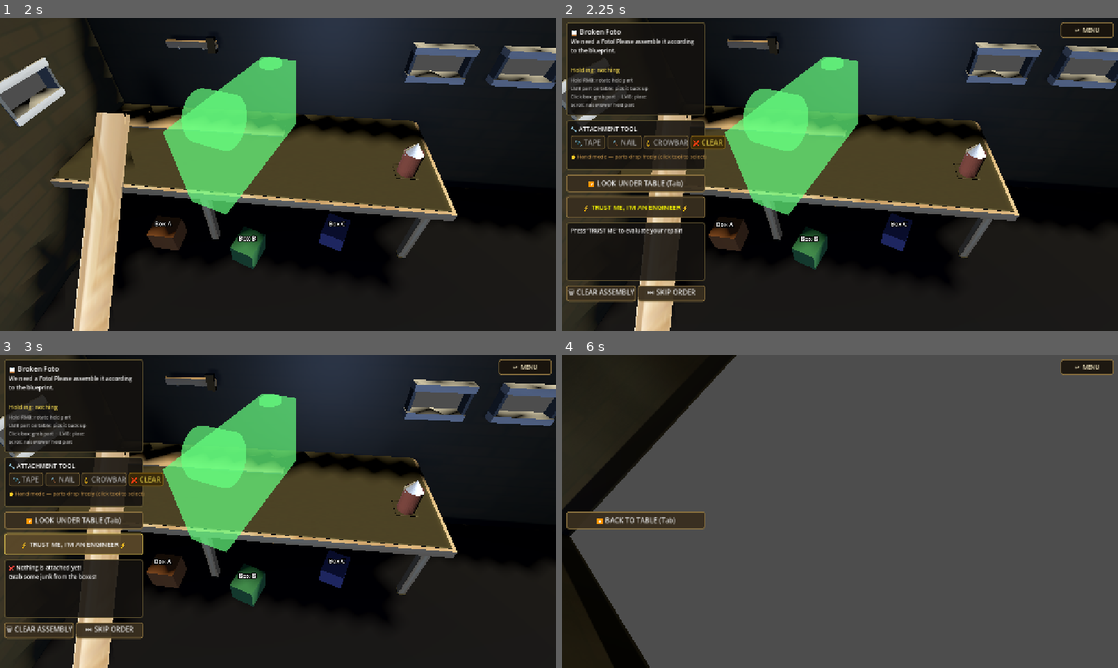
Above: before the commit, frames 1-4 (two rows, left to right).
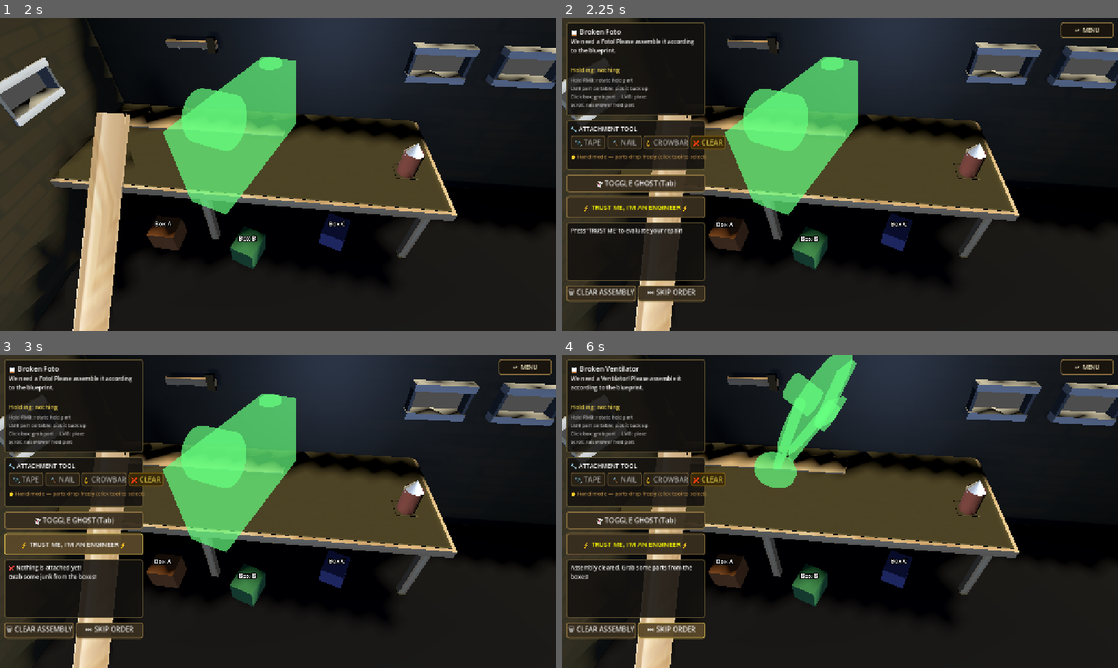
Above: after the commit, the same moments.

Repository: Eg0Ri4/slavik_repairer_simulator
Game: Godot game, scene res://scenes/Main.tscn
Two runs of this game, one before a commit and one after it. Both use one fixed random seed, a clock stepped at 60 frames per second and the inputs below.
Inputs (mouse positions are in pixels of both pictures, inside the frame that each line leads up to):
- Up to frame 1 (2 s): click "▶ START GAME" at 0.5 s; tap Enter at 1.25 s; move the mouse to (400, 158) at 1.27 s; tap Tab at 1.35 s; click (400, 158) at 1.42 s
- Up to frame 2 (2.25 s): drag from (728, 190) to (812, 237) at 2.02 s
- Up to frame 3 (3 s): click "⚡ TRUST ME, I'M AN ENGINEER ⚡" at 2.75 s
- Up to frame 4 (6 s): click (634, 520) at 3.5 s, where only the run before the commit has a clickable "🔽 LOOK UNDER TABLE (Tab)"; click (634, 520) at 4.25 s, where only the run before the commit has a clickable "🔼 BACK TO TABLE (Tab)"; click (634, 520) at 5 s, where only the run after the commit has a clickable "👻 TOGGLE GHOST (Tab)"; click (673, 630) at 5.75 s, where only the run after the commit has a clickable "⏭ SKIP ORDER"

Frame 1 is identical in both runs. In frame 2, 0.3% of the frame differs, in the area x 4-22%, y 51-55%; in frame 3, 0.3%; in frame 4, 86%, in the area x 0-100%, y 0-100%.

Commit message:
better ghost

Diff:
--- a/scripts/BlueprintEvaluator.gd
+++ b/scripts/BlueprintEvaluator.gd
@@ -336,6 +336,24 @@
 					if Vector2(local.x, local.z).length() <= r:
 						points.append(xform * local)
 
+	elif shape is ConvexPolygonShape3D:
+		var pts: PackedVector3Array = (shape as ConvexPolygonShape3D).points
+		if pts.size() > 0:
+			var aabb := AABB(pts[0], Vector3.ZERO)
+			for i in range(1, pts.size()):
+				aabb = aabb.expand(pts[i])
+			var half: Vector3 = aabb.size * 0.5
+			var center: Vector3 = aabb.get_center()
+			for xi in range(n):
+				for yi in range(n):
+					for zi in range(n):
+						var local := Vector3(
+							lerpf(-half.x, half.x, (float(xi) + 0.5) / float(n)),
+							lerpf(-half.y, half.y, (float(yi) + 0.5) / float(n)),
+							lerpf(-half.z, half.z, (float(zi) + 0.5) / float(n))
+						) + center
+						points.append(xform * local)
+
 	else:
 		# Fallback: treat as a tiny box
 		var fallback_size := Vector3(0.05, 0.05, 0.05)
--- a/scripts/Main.gd
+++ b/scripts/Main.gd
@@ -28,9 +28,10 @@
 var tool_crowbar_btn: Button
 var tool_clear_btn: Button
 var trust_me_btn: Button
+var ghost_toggle_btn: Button
+var finish_btn: Button
 var result_label: Label
 var held_label: Label
-var view_toggle_btn: Button
 var order_desc_label: Label
 var order_title_label: Label
 var part_name_label: Label
@@ -85,16 +86,16 @@
 	ui_layer.add_child(menu)
 	menu.game_started.connect(func():
 		_hud_root.visible = true
-		view_toggle_btn.visible = true
+		ghost_toggle_btn.visible = true
 	)
 	menu.returned_to_menu.connect(func():
 		_hud_root.visible = false
-		view_toggle_btn.visible = false
+		ghost_toggle_btn.visible = false
 	)
 
 	_hud_root.visible = false
-	if view_toggle_btn:
-		view_toggle_btn.visible = false
+	if ghost_toggle_btn:
+		ghost_toggle_btn.visible = false
 	GameState.set_phase(GameState.GamePhase.MENU)
 
 func _on_phase_changed(phase: GameState.GamePhase) -> void:
@@ -231,9 +232,9 @@
 	_update_tool_buttons()
 
 	# ── View toggle ───────────────────────────────────────────────────────────
-	view_toggle_btn = _make_button("🔽 LOOK UNDER TABLE (Tab)", Vector2(10, 360), Vector2(320, 40))
-	view_toggle_btn.pressed.connect(_on_view_toggle_pressed)
-	ui_layer.add_child(view_toggle_btn)
+	ghost_toggle_btn = _make_button("👻 TOGGLE GHOST (Tab)", Vector2(10, 360), Vector2(320, 40))
+	ghost_toggle_btn.pressed.connect(_on_ghost_toggle_pressed)
+	ui_layer.add_child(ghost_toggle_btn)
 
 	# ── TRUST ME button ───────────────────────────────────────────────────────
 	trust_me_btn = _make_button("⚡ TRUST ME, I'M AN ENGINEER ⚡", Vector2(10, 410), Vector2(320, 50))
@@ -390,7 +391,7 @@
 
 	if event is InputEventKey and event.pressed and not event.is_echo():
 		if event.keycode == KEY_TAB:
-			_on_view_toggle_pressed()
+			_on_ghost_toggle_pressed()
 			get_viewport().set_input_as_handled()
 		elif event.keycode == KEY_ESCAPE:
 			# Tool deselection: Escape resets to "none"
@@ -755,14 +756,12 @@
 			new_hovered.highlight(true)
 		_hovered_box = new_hovered
 
-# ── UI callbacks ──────────────────────────────────────────────────────────────
-func _on_view_toggle_pressed() -> void:
+func _on_ghost_toggle_pressed() -> void:
 	if GameState.held_part != null:
 		return
 
-	var cc := get_node_or_null("CameraController")
-	if cc and cc.has_method("toggle_view"):
-		cc.toggle_view()
+	if ghost_root != null:
+		ghost_root.visible = not ghost_root.visible
 
 ## Tool toggle: clicking an active tool button a second time resets to "none".
 func _on_tape_pressed() -> void:
@@ -831,22 +830,29 @@
 		var pct: int = bp_result["percentage"]
 		var matched: int = bp_result["matched_count"]
 		var total: int = bp_result["total_ghost_pieces"]
-		var grade: String = evaluation_system.grade_label(pct)
-
-		var detail := "━━━ BLUEPRINT EVAL ━━━\n%s\nMatched: %d / %d pieces (%d%%)\n\n" % [grade, matched, total, pct]
+
+		var spill_ratio = bp_result.get("spill_ratio", 0.0)
+		var spill_pct: int = int(spill_ratio * 100.0)
+
+		# Separate base score and final score for clarity
+		var base_pct: int = pct
+		var final_pct: int = max(0, base_pct - spill_pct)
+		var grade: String = evaluation_system.grade_label(final_pct)
+
+		var detail := "━━━ BLUEPRINT EVAL ━━━\n%s\nMatched: %d / %d pieces\n" % [grade, matched, total]
+		detail += "▶ Base Coverage: %d%%\n" % base_pct
+		detail += "▶ Spill Penalty: -%d%%\n" % spill_pct
+		detail += "▶ Final Score: %d%%\n\n" % final_pct
+
 		for piece in bp_result["pieces"]:
 			var icon := "✅" if piece["matched"] else "❌"
 			var cov_pct: int = int(piece["coverage"] * 100.0)
 			var parts_used: int = piece["overlapping_parts"]
 			detail += "%s %s: %d%% filled (%d parts)\n" % [icon, piece["ghost_label"], cov_pct, parts_used]
 
-		var spill_ratio = bp_result.get("spill_ratio", 0.0)
-		var spill_pct: int = int(spill_ratio * 100.0)
-		detail += "\n⚠️ Spill Penalty: %d%% of outside space filled\n" % spill_pct
-
-		if pct >= 40:
-			if spill_ratio > 0.10:
-				detail += "\n❌ FAILED! You spilled too much material outside the ghost bounds! (Max 15%)"
+		if final_pct >= 40:
+			if spill_ratio > 0.08:
+				detail += "\n❌ FAILED! You spilled too much material outside the ghost bounds! (Max 8%)"
 			else:
 				detail += "\n🎉 SUCCESS! Loading next ghost blueprint in 3 seconds..."
 				var reset_func = func():
@@ -1038,25 +1044,23 @@
 
 # ── GameState signal handlers ─────────────────────────────────────────────────
 func _on_camera_state_changed(new_state: String) -> void:
-	if view_toggle_btn == null:
+	if ghost_toggle_btn == null:
 		return
 
 	if new_state == "TABLE_VIEW":
 		if GameState.is_playing():
 			_hud_root.visible = true
-			view_toggle_btn.visible = true
-		view_toggle_btn.text = "🔽 LOOK UNDER TABLE (Tab)"
+			ghost_toggle_btn.visible = true
 	elif new_state == "UNDER_TABLE_VIEW":
 		if GameState.is_playing():
 			_hud_root.visible = false
-			view_toggle_btn.visible = true
-		view_toggle_btn.text = "🔼 BACK TO TABLE (Tab)"
+			ghost_toggle_btn.visible = true
 	elif new_state == "EVAL_VIEW":
 		_hud_root.visible = true
-		view_toggle_btn.visible = false
+		ghost_toggle_btn.visible = false
 	else:
 		_hud_root.visible = false
-		view_toggle_btn.visible = false
+		ghost_toggle_btn.visible = false
 
 func _on_part_picked_up(part: RigidBody3D) -> void:
 	if part_name_label and part is JunkPart:
--- /dev/null
+++ b/scripts/advanced_evaluation/BlueprintManager.gd
@@ -0,0 +1,63 @@
+extends Node
+class_name BlueprintManager
+
+signal blueprint_completed(final_score: float)
+signal score_updated(current_score: float)
+
+@export var ghost_root: Node3D
+@export var player_parts_root: Node3D
+@export var target_threshold: float = 0.85 # 85% required
+
+var _ghost_pieces: Array[GhostPiece] = []
+var _eval_pending: bool = false
+
+func _ready() -> void:
+	if ghost_root:
+		_collect_ghost_pieces(ghost_root)
+
+func _collect_ghost_pieces(node: Node) -> void:
+	if node is GhostPiece:
+		_ghost_pieces.append(node)
+	for child in node.get_children():
+		_collect_ghost_pieces(child)
+
+## Hook 1: Called when a player adds/removes a part
+func on_part_hierarchy_changed() -> void:
+	_request_evaluation()
+
+## Hook 2: Called when a player drives a nail or connects parts
+func on_connection_made() -> void:
+	_request_evaluation()
+
+## Hook 3: Connect this to the 'sleeping_state_changed' of player RigidBody3Ds
+func on_part_sleeping_changed(part: RigidBody3D) -> void:
+	if part.sleeping:
+		_request_evaluation()
+
+func _request_evaluation() -> void:
+	if not _eval_pending:
+		_eval_pending = true
+		call_deferred("_perform_evaluation")
+
+func _perform_evaluation() -> void:
+	_eval_pending = false
+	if _ghost_pieces.is_empty(): return
+
+	var all_player_parts: Array[RigidBody3D] = []
+	_collect_rigid_bodies(player_parts_root, all_player_parts)
+
+	var total_score: float = 0.0
+	for piece in _ghost_pieces:
+		total_score += piece.evaluate_piece(all_player_parts)
+
+	var avg_score = total_score / float(_ghost_pieces.size())
+	score_updated.emit(avg_score)
+
+	if avg_score >= target_threshold:
+		blueprint_completed.emit(avg_score)
+
+func _collect_rigid_bodies(node: Node, result: Array[RigidBody3D]) -> void:
+	if node is RigidBody3D:
+		result.append(node)
+	for child in node.get_children():
+		_collect_rigid_bodies(child, result)
--- /dev/null
+++ b/scripts/advanced_evaluation/GhostFeedback.gdshader
@@ -0,0 +1,45 @@
+shader_type spatial;
+render_mode depth_test_disabled, unshaded, blend_mix, cull_disabled;
+
+// State transition colors
+uniform vec4 color_unmatched : source_color = vec4(0.2, 0.6, 1.0, 0.4); // Icy blue
+uniform vec4 color_misaligned : source_color = vec4(1.0, 0.7, 0.0, 0.6); // Amber warning
+uniform vec4 color_matched : source_color = vec4(0.1, 0.9, 0.2, 0.8); // Emerald green
+
+// Interpolation weights (controlled by GDScript tween)
+uniform float weight_misaligned : hint_range(0.0, 1.0) = 0.0;
+uniform float weight_matched : hint_range(0.0, 1.0) = 0.0;
+
+// Fresnel Pulse Parameters
+uniform float fresnel_power = 2.0;
+uniform float pulse_speed = 3.0;
+uniform float pulse_intensity = 0.5;
+uniform bool enable_pulse = false;
+
+float fresnel(float amount, vec3 normal, vec3 view) {
+	return pow((1.0 - clamp(dot(normalize(normal), normalize(view)), 0.0, 1.0)), amount);
+}
+
+void fragment() {
+    // 1. Base color lerping based on state weights
+    vec4 base_color = color_unmatched;
+    base_color = mix(base_color, color_misaligned, weight_misaligned);
+    base_color = mix(base_color, color_matched, weight_matched);
+
+    // 2. Add flashing effect if misaligned
+    if (weight_misaligned > 0.1 && weight_matched < 0.1) {
+        float flash = (sin(TIME * 4.0) + 1.0) * 0.5;
+        base_color.a *= mix(0.5, 1.0, flash);
+    }
+
+    // 3. Fresnel edge pulse when matched perfectly
+    float edge_glow = 0.0;
+    if (enable_pulse && weight_matched > 0.9) {
+        float f = fresnel(fresnel_power, NORMAL, VIEW);
+        float wave = (sin(TIME * pulse_speed) + 1.0) * 0.5;
+        edge_glow = f * wave * pulse_intensity;
+    }
+
+    ALBEDO = base_color.rgb + vec3(edge_glow);
+    ALPHA = clamp(base_color.a + edge_glow, 0.0, 1.0);
+}
--- /dev/null
+++ b/scripts/advanced_evaluation/GhostPiece.gd
@@ -0,0 +1,116 @@
+extends Area3D
+class_name GhostPiece
+
+signal state_changed(old_state, new_state)
+
+enum PieceState { UNMATCHED, MISALIGNED, MATCHED }
+
+var current_state: PieceState = PieceState.UNMATCHED
+var current_score: float = 0.0 # 0.0 to 1.0
+
+@export var orientation_tolerance: float = 0.8 # Dot product threshold
+@export var position_tolerance: float = 0.2
+
+var mesh_instance: MeshInstance3D
+var shader_material: ShaderMaterial
+
+func _ready() -> void:
+	# Set up material
+	mesh_instance = _find_mesh(self)
+	if mesh_instance:
+		if mesh_instance.material_override and mesh_instance.material_override is ShaderMaterial:
+			shader_material = mesh_instance.material_override
+		else:
+			shader_material = ShaderMaterial.new()
+			shader_material.shader = preload("res://scripts/advanced_evaluation/GhostFeedback.gdshader")
+			mesh_instance.material_override = shader_material
+
+func _find_mesh(node: Node) -> MeshInstance3D:
+	if node is MeshInstance3D: return node
+	for child in node.get_children():
+		var m = _find_mesh(child)
+		if m: return m
+	return null
+
+## Called by BlueprintManager when a physics state settles
+func evaluate_piece(player_parts: Array[RigidBody3D]) -> float:
+	var best_score := 0.0
+	var best_state := PieceState.UNMATCHED
+
+	# Find my own box extents (assuming a BoxShape3D child)
+	var my_col = _find_col(self)
+	var my_extents := Vector3.ONE
+	if my_col and my_col.shape is BoxShape3D:
+		my_extents = (my_col.shape as BoxShape3D).size
+
+	for part in player_parts:
+		if not overlaps_body(part):
+			continue
+
+		# 1. Proportion Normalization
+		var part_col = _find_col(part)
+		var part_extents := Vector3.ONE
+		if part_col and part_col.shape is BoxShape3D:
+			part_extents = (part_col.shape as BoxShape3D).size
+
+		# Scale compensation factor (how much larger/smaller the player part is)
+		var volume_ratio = part_extents.length() / max(my_extents.length(), 0.001)
+		var scaled_pos_tolerance = position_tolerance * clamp(volume_ratio, 0.8, 1.5)
+
+		# 2. Position Validation
+		var dist = global_position.distance_to(part.global_position)
+		if dist > scaled_pos_tolerance:
+			if PieceState.MISALIGNED > best_state:
+				best_state = PieceState.MISALIGNED
+			continue
+
+		# 3. Orientation Validation (Dot product)
+		# We check alignment along all 3 local axes. Since parts can be flipped 180 deg, we use abs()
+		var dot_x = abs(global_transform.basis.x.normalized().dot(part.global_transform.basis.x.normalized()))
+		var dot_y = abs(global_transform.basis.y.normalized().dot(part.global_transform.basis.y.normalized()))
+		var dot_z = abs(global_transform.basis.z.normalized().dot(part.global_transform.basis.z.normalized()))
+
+		var avg_alignment = (dot_x + dot_y + dot_z) / 3.0
+
+		if avg_alignment >= orientation_tolerance:
+			best_score = avg_alignment
+			best_state = PieceState.MATCHED
+			break # Found a perfect match!
+		else:
+			best_score = max(best_score, avg_alignment * 0.5)
+			if PieceState.MISALIGNED > best_state:
+				best_state = PieceState.MISALIGNED
+
+	_set_state(best_state)
+	current_score = best_score if best_state == PieceState.MATCHED else 0.0
+	return current_score
+
+func _find_col(node: Node) -> CollisionShape3D:
+	for child in node.get_children():
+		if child is CollisionShape3D: return child
+		var c = _find_col(child)
+		if c: return c
+	return null
+
+func _set_state(new_state: PieceState) -> void:
+	if current_state == new_state: return
+	var old_state = current_state
+	current_state = new_state
+
+	if shader_material:
+		var tween = create_tween().set_parallel(true)
+		match current_state:
+			PieceState.UNMATCHED:
+				tween.tween_property(shader_material, "shader_parameter/weight_misaligned", 0.0, 0.5)
+				tween.tween_property(shader_material, "shader_parameter/weight_matched", 0.0, 0.5)
+				shader_material.set_shader_parameter("enable_pulse", false)
+			PieceState.MISALIGNED:
+				tween.tween_property(shader_material, "shader_parameter/weight_misaligned", 1.0, 0.5)
+				tween.tween_property(shader_material, "shader_parameter/weight_matched", 0.0, 0.5)
+				shader_material.set_shader_parameter("enable_pulse", false)
+			PieceState.MATCHED:
+				tween.tween_property(shader_material, "shader_parameter/weight_misaligned", 0.0, 0.5)
+				tween.tween_property(shader_material, "shader_parameter/weight_matched", 1.0, 0.5)
+				shader_material.set_shader_parameter("enable_pulse", true)
+
+	state_changed.emit(old_state, new_state)
Not shown, added: scripts/advanced_evaluation/BlueprintManager.gd.uid
Not shown, added: scripts/advanced_evaluation/GhostFeedback.gdshader.uid
Not shown, added: scripts/advanced_evaluation/GhostPiece.gd.uid
